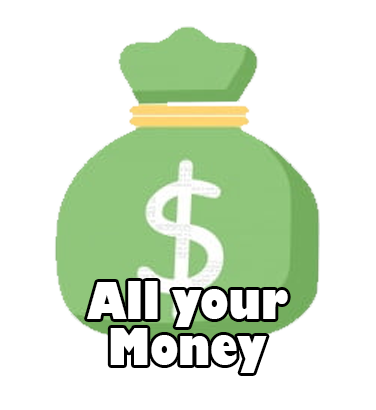
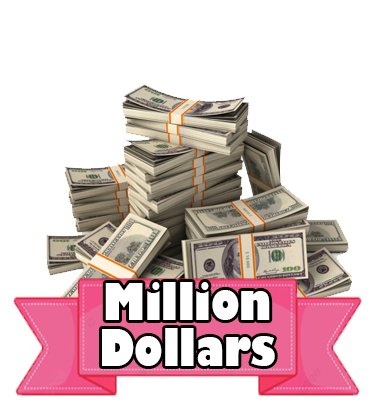
Layered file, before and after one edit (376x410). Changes by layer:
renamed "All your Money" to "Million Dollars", painted on it over [87, 281, 288, 373]
removed layer "Camada 1" over [54, 26, 320, 344]
added layer "Camada 2" above "Camada 3" over [13, 278, 362, 397]
added layer "Camada 3" above "Camada 0" over [46, 83, 354, 344]
